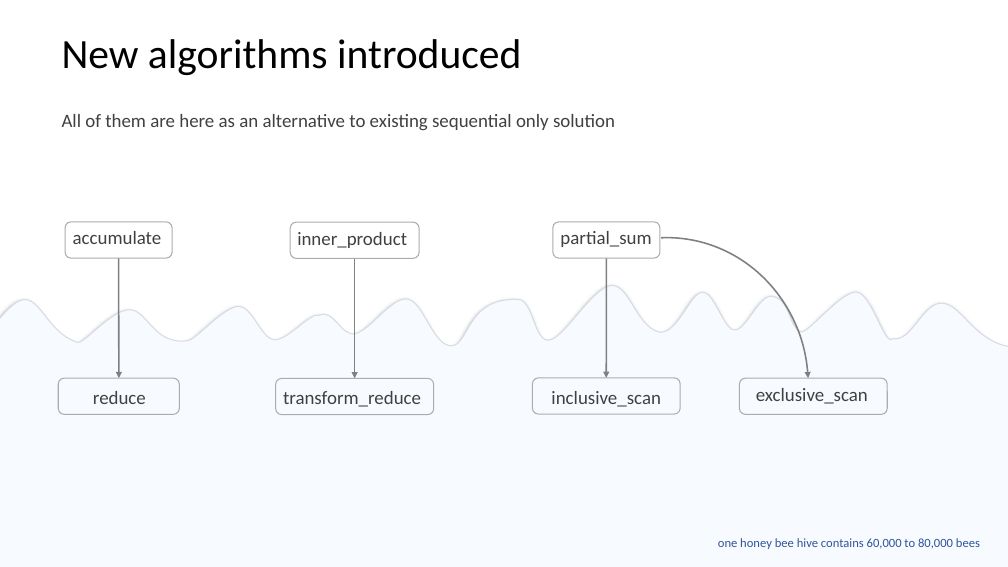
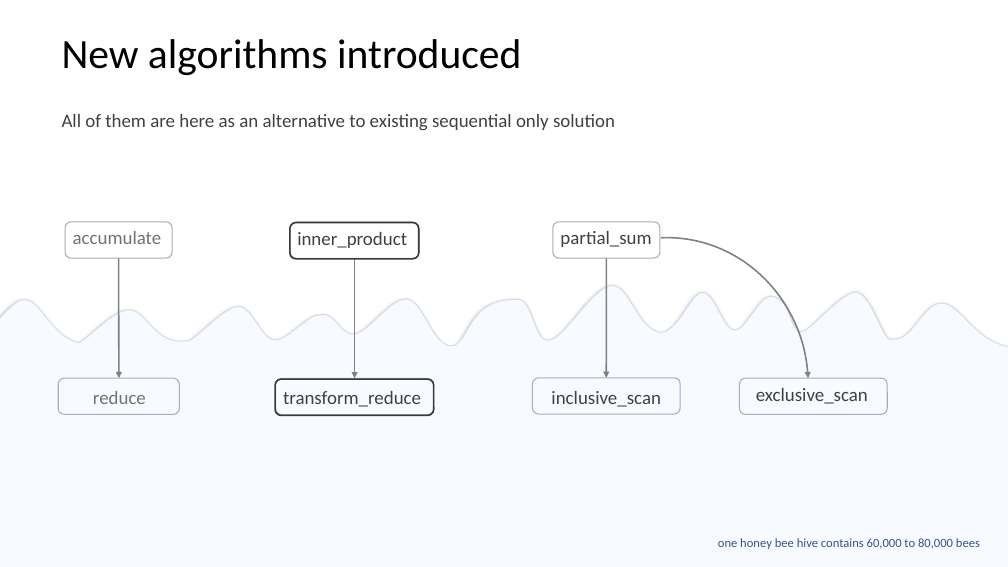
Before and after one commit to EmptySquareBubble/StoriesFromAParallelUniverse-, a slide deck: slide 18 of stories_from_a_paralel_universe.pptx. Drawn at 1008x567 pixels with LibreOffice and Linux fonts; fonts in the diff are those of the drawing. Boxes give left, top, right and bottom in pixels: in the first picture for what was removed or moved away, otherwise in the second. Text is boxed around its words. In the diff, an @@ line names an element or a change of style, - is before the commit and + after.

Commit message:
small styling

```diff
--- a/stories_from_a_paralel_universe.pptx
+++ b/stories_from_a_paralel_universe.pptx
@@ text "accumulate" at box(73, 231, 162, 244): text colour #404040 to #767171 @@
@@ rounded rectangle added at box(290, 222, 419, 259), outline #3B3838 1.5 pt @@
@@ text "reduce" at box(93, 391, 146, 404): text colour #404040 to #767171 @@
@@ rounded rectangle added at box(275, 380, 434, 416), outline #3B3838 1.5 pt @@
```
Also in this commit, not shown: 14 other slides changed.
